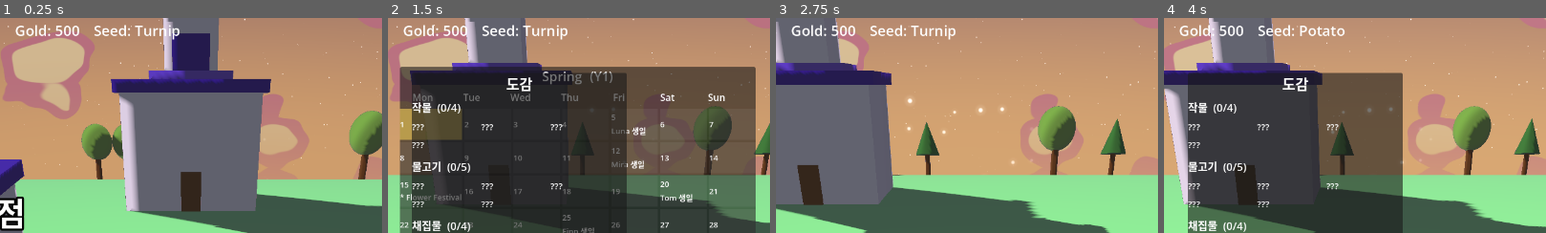
Above: before the commit, frames 1-4 (left to right).
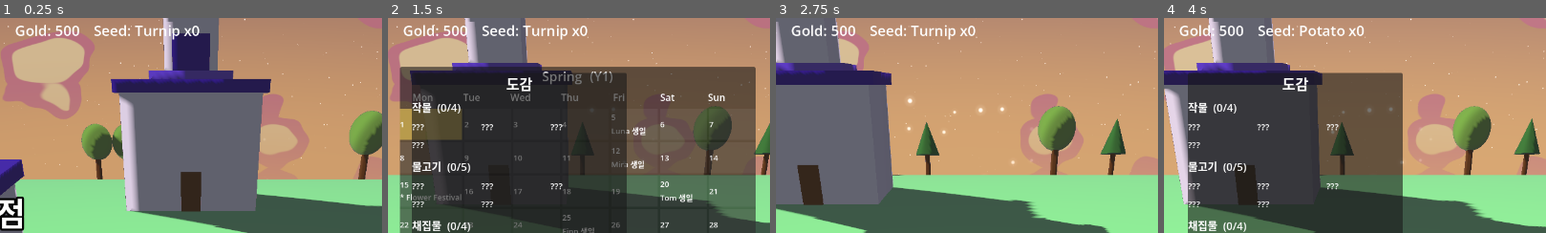
Above: after the commit, the same moments.

Repository: ui2030/cozy_vale
Game: Godot game, scene res://world/world.tscn
Two runs of this game, one before a commit and one after it. Both use one fixed random seed, a clock stepped at 60 frames per second and the inputs below.
Inputs (mouse positions are % of the whole screen's width and height, from its top left):
- Up to frame 1 (0.25 s): no input
- Up to frame 2 (1.5 s): tap Enter at 0.5 s; move the mouse to (72, 45) at 0.52 s; hold D (move_right) 0.53-1.25 s; hold C (calendar) 0.53-1.25 s; click (72, 45) at 0.67 s; tap Space at 0.77 s; tap B (collection) at 0.8 s; drag from (30, 55) to (45, 70) at 1.27 s
- Up to frame 3 (2.75 s): move the mouse to (60, 28) at 2.02 s; hold D (move_right) from 2.03 s (still down); hold C (calendar) from 2.03 s (still down); click (60, 28) at 2.17 s; tap B (collection) at 2.3 s
- Up to frame 4 (4 s): release D (move_right) at 2.75 s; release C (calendar) at 2.75 s; drag from (45, 70) to (20, 35) at 2.77 s; move the mouse to (80, 65) at 3.52 s; hold A (move_left) from 3.53 s (still down); hold Q (cycle_seed) from 3.53 s (still down); click (80, 65) at 3.67 s; tap Space at 3.77 s; tap B (collection) at 3.8 s
The pictures show only the part of the screen within x 25-75%, y 1-51%; the shares and areas given below are measured in that part.

The runs differ from the first frame. In frame 1, 0.1% of the frame differs, in the area x 48-53%, y 3-9%; in frame 2, 0.1%; in frame 3, 0.1%; in frame 4, 0.1%.

Commit message:
feat: 가방 패널(I키) + HUD 씨앗 개수
- 소지금·소지품·씨앗 목록, 씨앗 클릭 선택(Q 순환과 같은 집합·병행)
- 선택 씨앗 금색 표시, 열려 있는 동안 stats_changed 즉시 반영
- ESC 메뉴가 달력·도감·가방 전부 닫도록(겹침 그리기 수정)
- player count()/select_seed() 공개 접근자, 데이터 구조 무변경
- e2e_inventory(I토글+클릭 선택), 스샷 하네스 -- inventory / -- out

Diff:
--- a/autoload/input_setup.gd
+++ b/autoload/input_setup.gd
@@ -12,6 +12,7 @@
 	"give": "선물 주기",
 	"calendar": "달력 열기",
 	"collection": "도감 열기",
+	"inventory": "가방 열기",
 	"pause_menu": "일시정지 메뉴",
 }
 
@@ -26,6 +27,7 @@
 	_add("give", [KEY_G])                 # 근처 주민에게 선물
 	_add("calendar", [KEY_C])             # 달력 패널 토글
 	_add("collection", [KEY_B])           # 도감 패널 토글
+	_add("inventory", [KEY_I])            # 가방 패널 토글
 	_add("pause_menu", [KEY_ESCAPE])      # 일시정지 메뉴 토글
 
 func _add(action: String, keys: Array) -> void:
--- a/player/player.gd
+++ b/player/player.gd
@@ -176,7 +176,7 @@
 			Sfx.play("water")
 		return
 	if not t.is_empty() and t.get("crop_id", "") == "":
-		if selected_seed != "" and _count(selected_seed) > 0:  # 갈아엎음 + 씨앗 → 심기
+		if selected_seed != "" and count(selected_seed) > 0:  # 갈아엎음 + 씨앗 → 심기
 			if _farm.plant(cell, selected_seed):
 				_remove_item(selected_seed, 1)
 				Sfx.play("plant")
@@ -342,11 +342,18 @@
 				inventory.erase(e)
 			stats_changed.emit(); return
 
-func _count(id: String) -> int:
+func count(id: String) -> int:  # UI(HUD·가방 패널)도 읽는 공개 조회
 	for e in inventory:
 		if e["id"] == id:
 			return int(e["qty"])
 	return 0
+
+# 가방 패널 클릭 선택 (Q 순환과 같은 집합·같은 신호 — 두 경로가 어긋나지 않게 여기로 단일화)
+func select_seed(id: String) -> void:
+	if id == selected_seed or not id in GameData.all_seed_ids():
+		return
+	selected_seed = id
+	stats_changed.emit()
 
 func _select_first_seed() -> void:
 	var seeds := GameData.all_seed_ids()
--- /dev/null
+++ b/tests/e2e_inventory.gd
@@ -0,0 +1,43 @@
+extends Node
+# E2E: I키 가방 패널 토글 + 씨앗 클릭 선택 (world 인스턴스 + 입력 시뮬).
+# 헤드리스: godot --headless res://tests/e2e_inventory.tscn
+# 주의: parse_input_event는 다음 프레임 flush라 await 여유를 둔다. 유저 세이브는 셸에서 백업/복원.
+
+func _ready() -> void:
+	add_child(preload("res://world/world.tscn").instantiate())
+	_run.call_deferred()
+
+func _run() -> void:
+	await get_tree().process_frame
+	var panel: Node = get_tree().get_first_node_in_group("inventory_panel")
+	assert(panel != null, "가방 패널 존재")
+	assert(not panel.visible, "초기 닫힘")
+	_press(KEY_I)
+	await get_tree().process_frame
+	await get_tree().process_frame
+	assert(panel.visible, "I → 열림")
+	# 씨앗 버튼 클릭 = selected_seed 교체 (Q 순환과 같은 집합)
+	var player: Node = get_tree().get_first_node_in_group("player")
+	var seeds: Array = GameData.all_seed_ids()
+	var other: String = seeds[1] if seeds[0] == player.selected_seed else seeds[0]
+	var btns: Array = panel.find_children("", "Button", true, false)  # owned=false: 코드 생성 노드
+	assert(btns.size() == seeds.size(), "씨앗 버튼 %d개 (실제 %d)" % [seeds.size(), btns.size()])
+	btns[seeds.find(other)].pressed.emit()
+	await get_tree().process_frame
+	assert(player.selected_seed == other, "클릭 → 씨앗 교체: %s" % player.selected_seed)
+	_press(KEY_I)
+	await get_tree().process_frame
+	await get_tree().process_frame
+	assert(not panel.visible, "I 재입력 → 닫힘")
+	print("E2E INVENTORY PASS")
+	get_tree().quit()
+
+func _press(kc: int) -> void:
+	var down := InputEventKey.new()
+	down.physical_keycode = kc
+	down.pressed = true
+	Input.parse_input_event(down)
+	var up := InputEventKey.new()
+	up.physical_keycode = kc
+	up.pressed = false
+	Input.parse_input_event(up)
--- /dev/null
+++ b/tests/e2e_inventory.tscn
@@ -0,0 +1,6 @@
+[gd_scene load_steps=2 format=3]
+
+[ext_resource type="Script" path="res://tests/e2e_inventory.gd" id="1"]
+
+[node name="E2EInventory" type="Node"]
+script = ExtResource("1")
--- a/ui/hud.gd
+++ b/ui/hud.gd
@@ -56,5 +56,5 @@
 	]
 	if _player != null:
 		var seed_name := GameData.display_name(GameData.crop_from_seed(_player.selected_seed))
-		line += "    Gold: %d    Seed: %s" % [_player.gold, seed_name]
+		line += "    Gold: %d    Seed: %s x%d" % [_player.gold, seed_name, _player.count(_player.selected_seed)]
 	_label.text = line
--- a/ui/hud.tscn
+++ b/ui/hud.tscn
@@ -6,6 +6,7 @@
 [ext_resource type="Script" path="res://ui/sleep_screen.gd" id="4"]
 [ext_resource type="Script" path="res://ui/fishing_game.gd" id="5"]
 [ext_resource type="Script" path="res://ui/collection_panel.gd" id="6"]
+[ext_resource type="Script" path="res://ui/inventory_panel.gd" id="7"]
 
 [node name="HUD" type="CanvasLayer"]
 script = ExtResource("1")
@@ -72,3 +73,6 @@
 
 [node name="CollectionPanel" type="Control" parent="."]
 script = ExtResource("6")
+
+[node name="InventoryPanel" type="Control" parent="."]
+script = ExtResource("7")
--- /dev/null
+++ b/ui/inventory_panel.gd
@@ -0,0 +1,94 @@
+extends Control
+# 가방 패널 (I키 토글). 소지금 + 보유 아이템 + 씨앗 선택(클릭). 낚시 중엔 열지 않음.
+# player.gold/inventory/selected_seed 단일 출처 조회 — 표시만 하고 세이브 표면 무변경.
+# 씨앗 목록은 all_seed_ids 전부(보유 0 포함): Q 순환과 같은 집합이라 상점 구매 대상도 고를 수 있다.
+
+const SEL_COLOR := Color(1.0, 0.85, 0.35)
+
+var _list: VBoxContainer
+
+func _ready() -> void:
+	add_to_group("inventory_panel")
+	visible = false
+	mouse_filter = Control.MOUSE_FILTER_IGNORE
+	set_anchors_preset(Control.PRESET_FULL_RECT)
+	var panel := PanelContainer.new()
+	panel.set_anchors_preset(Control.PRESET_CENTER)
+	panel.position = Vector2(360, 100)
+	add_child(panel)
+	_list = VBoxContainer.new()
+	_list.add_theme_constant_override("separation", 6)
+	_list.custom_minimum_size = Vector2(340, 0)
+	panel.add_child(_list)
+	var p := get_tree().get_first_node_in_group("player")
+	if p != null:  # 열려 있는 동안 수확·판매·씨앗변경 반영 (닫혀 있으면 열 때 어차피 다시 그림)
+		p.stats_changed.connect(func(): if visible: _rebuild())
+
+func _unhandled_input(event: InputEvent) -> void:
+	if event.is_action_pressed("inventory"):
+		var fg := get_tree().get_first_node_in_group("fishing")
+		if fg != null and fg.is_active():  # 낚시 중엔 무시
+			return
+		visible = not visible
+		Sfx.play("ui_open" if visible else "ui_close")
+		if visible:
+			_rebuild()
+		get_viewport().set_input_as_handled()
+
+func _rebuild() -> void:
+	# 한 프레임에 stats_changed가 여러 번 올 수 있다(판매상자 일괄 정산 = 아이템당 1회) —
+	# queue_free만 하면 아직 자식으로 남아 옛 행과 새 행이 겹친다. 먼저 떼어내고 지운다.
+	# (free가 아니라 queue_free인 이유: 클릭한 버튼이 자기 pressed 디스패치 중에 사라지면 안 됨)
+	for c in _list.get_children():
+		_list.remove_child(c)
+		c.queue_free()
+	var p := get_tree().get_first_node_in_group("player")
+	if p == null:
+		return
+	var title := Label.new()
+	title.text = "가방"
+	title.add_theme_font_size_override("font_size", 24)
+	title.horizontal_alignment = HORIZONTAL_ALIGNMENT_CENTER
+	_list.add_child(title)
+	var gold := Label.new()
+	gold.add_theme_font_size_override("font_size", 18)
+	gold.text = "Gold: %d" % p.gold
+	_list.add_child(gold)
+	_head("씨앗 (클릭 = 선택, Q = 순환)")
+	for sid in GameData.all_seed_ids():
+		_list.add_child(_seed_btn(p, sid))
+	_head("소지품")
+	var any := false
+	for e in p.inventory:
+		if not GameData.is_produce(e["id"]):  # 씨앗은 위 섹션에서 이미 표시
+			continue
+		any = true
+		var row := Label.new()
+		row.add_theme_font_size_override("font_size", 16)
+		row.text = "%s   x%d" % [GameData.display_name(e["id"]), int(e["qty"])]
+		_list.add_child(row)
+	if not any:
+		var empty := Label.new()
+		empty.add_theme_font_size_override("font_size", 16)
+		empty.text = "(비어 있음)"
+		_list.add_child(empty)
+
+func _head(text: String) -> void:
+	var h := Label.new()
+	h.add_theme_font_size_override("font_size", 18)
+	h.text = text
+	_list.add_child(h)
+
+# 씨앗 ID는 display_name 소스(작물·물고기·채집물)에 없다 — 작물 이름으로 되짚어 표기.
+func _seed_btn(p: Node, sid: String) -> Button:
+	var b := Button.new()
+	var sel: bool = sid == p.selected_seed
+	b.text = "%s %s Seed   x%d" % [
+		"▶" if sel else "  ", GameData.display_name(GameData.crop_from_seed(sid)), p.count(sid),
+	]
+	b.alignment = HORIZONTAL_ALIGNMENT_LEFT
+	b.add_theme_font_size_override("font_size", 16)
+	if sel:
+		b.add_theme_color_override("font_color", SEL_COLOR)
+	b.pressed.connect(func(): p.select_seed(sid))  # stats_changed → 이 패널 재빌드
+	return b
--- a/ui/pause_menu.gd
+++ b/ui/pause_menu.gd
@@ -42,9 +42,11 @@
 	Sfx.play("ui_open")
 	_prev_state = GameClock.state
 	GameClock.state = GameClock.State.PAUSED
-	var cal := get_tree().get_first_node_in_group("calendar_panel")
-	if cal != null:
-		cal.visible = false
+	# 열려 있는 패널은 전부 닫는다 — hud.tscn에서 PauseMenu보다 뒤에 있는 패널은 메뉴 위에 겹쳐 그려진다
+	for g in ["calendar_panel", "collection_panel", "inventory_panel"]:
+		var pan := get_tree().get_first_node_in_group(g)
+		if pan != null:
+			pan.visible = false
 	visible = true
 	_show(View.MAIN)
 
--- a/world/world.gd
+++ b/world/world.gd
@@ -89,6 +89,23 @@
 		if cp != null:
 			cp.visible = true
 			cp._rebuild()
+	if "inventory" in OS.get_cmdline_user_args():  # 검증용: 가방 패널(여러 종 보유)
+		SaveManager.set_process(false)  # 소지품·소지금을 덮어쓰므로 유저 세이브 보호
+		GameClock.game_min = 720        # 정오 (판독 가능한 밝기)
+		var pi := get_tree().get_first_node_in_group("player")
+		if pi != null:
+			pi.gold = 730
+			pi.inventory = [
+				{"id": "seed.turnip", "qty": 3}, {"id": "seed.cabbage", "qty": 1},
+				{"id": "crop.turnip", "qty": 5}, {"id": "crop.strawberry", "qty": 2},
+				{"id": "fish.carp", "qty": 1}, {"id": "forage.dandelion", "qty": 4},
+			]
+			pi.select_seed("seed.cabbage")  # 선택 표시가 첫 항목이 아닌 걸 스샷으로 확인
+			pi.stats_changed.emit()         # HUD 씨앗 수량 갱신
+		var ip := get_tree().get_first_node_in_group("inventory_panel")
+		if ip != null:
+			ip.visible = true
+			ip._rebuild()
 	var _args := OS.get_cmdline_user_args()
 	# 날씨 검증: -- weather rain|clear. 날씨는 abs_day 결정적이라 강제 스위치를 두는 대신
 	# 원하는 날씨의 첫 봄날로 시계를 옮긴다(실제 판정 함수를 그대로 통과 — 프로덕션 코드에 테스트 훅 0).
@@ -172,9 +189,13 @@
 			pw._anim.seek(0.35, true)  # 스트라이드 중간 프레임
 	await RenderingServer.frame_post_draw
 	var img := get_viewport().get_texture().get_image()
-	DirAccess.make_dir_recursive_absolute("res://lookdev/shots")
-	img.save_png("res://lookdev/shots/world.png")
-	print("saved world.png  clock=", GameClock.hour(), ":", GameClock.minute())
+	# -- out <상대경로> 로 저장 위치 지정 (없으면 world.png — 기존 동작)
+	var args := OS.get_cmdline_user_args()
+	var oi := args.find("out")
+	var rel: String = args[oi + 1] if oi != -1 and oi + 1 < args.size() else "world.png"
+	DirAccess.make_dir_recursive_absolute("res://lookdev/shots/" + rel.get_base_dir())
+	img.save_png("res://lookdev/shots/" + rel)
+	print("saved ", rel, "  clock=", GameClock.hour(), ":", GameClock.minute())
 	get_tree().quit()
 
 # 낮밤 조명 검증 캡처: PAUSED 유지(시계 N:00 고정), 조명 안정 후 1회 캡처. 세이브 미변경.
Not shown: 1 places in ui/hud.tscn that only renumber resources
